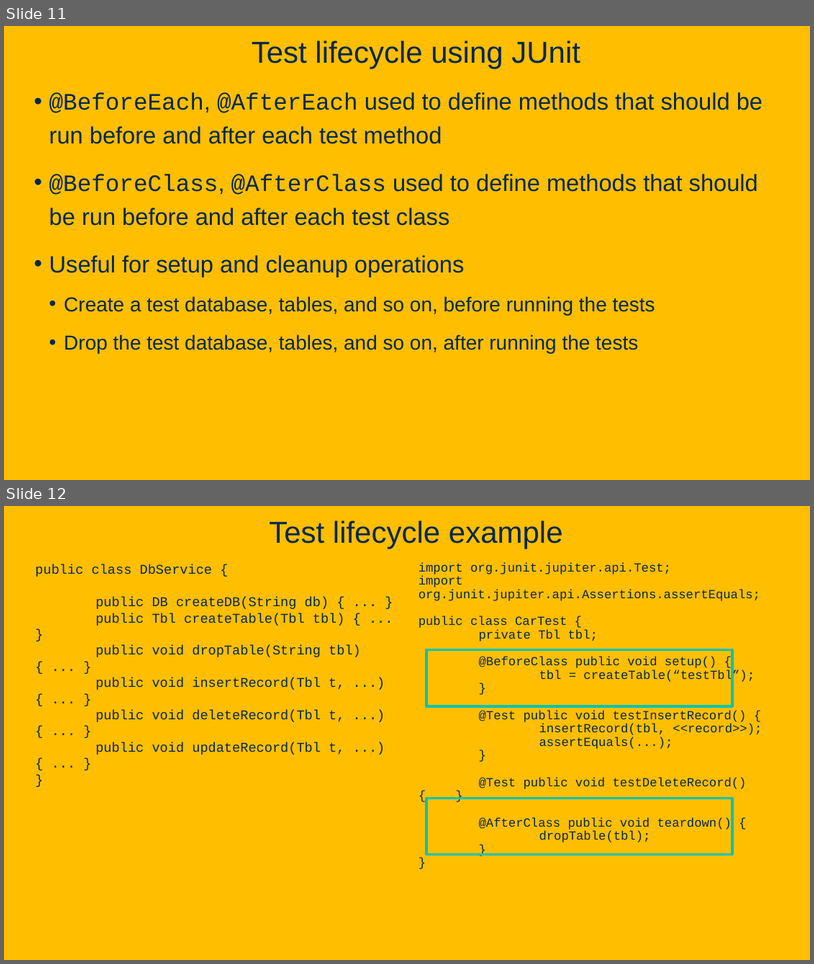
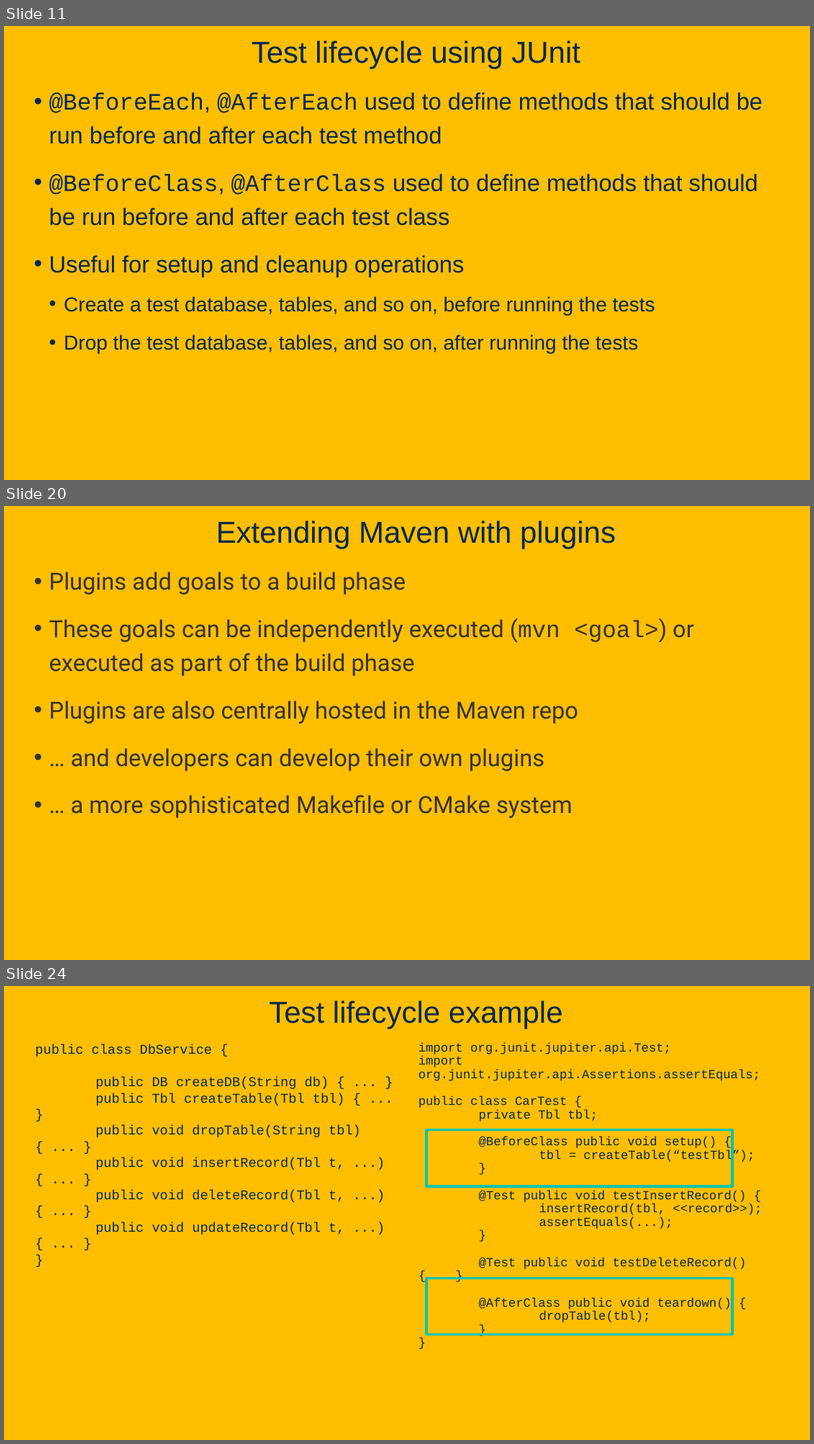
Before and after one commit to davsec-teaching/ecs160-f25, a slide deck: slides/4_unit_testing_mocking_frameworks_CI.pptx. Shown one above the other, each under a label of ours: slides 11 and 12 before the commit, slides 11, 20 and 24 after it; the slides between them are not shown. The pictures are 814x964 and 814x1444 pixels, drawn with LibreOffice and Linux fonts; fonts in the diff are those of the drawing; background and template pictures are left out. Boxes give left, top, right and bottom in pixels: in the first picture for what was removed or moved away, otherwise in the second. Text is boxed around its words. In the diff, an @@ line names an element or a change of style, - is before the commit and + after.

```diff
--- a/slides/4_unit_testing_mocking_frameworks_CI.pptx
+++ b/slides/4_unit_testing_mocking_frameworks_CI.pptx
@@ slide 20 added at (4, 506, 810, 960), background picture (left out) @@
@@ title added at (216, 520, 616, 548), 36 pt, text #022850 @@
+Extending Maven with plugins
@@ text added at (49, 572, 694, 818), 28 pt, text #333333 @@
+• Plugins add goals to a build phase
+• These goals can be independently executed (mvn <goal>) or executed as part of the build phase
+• Plugins are also centrally hosted in the Maven repo
+• … and developers can develop their own plugins
+• … a more sophisticated Makefile or CMake system
@@ what was slide 12 is now slide 24 @@
```
Also in this commit, not shown: 2 slides changed, 13 other slides added, 1 other file.
